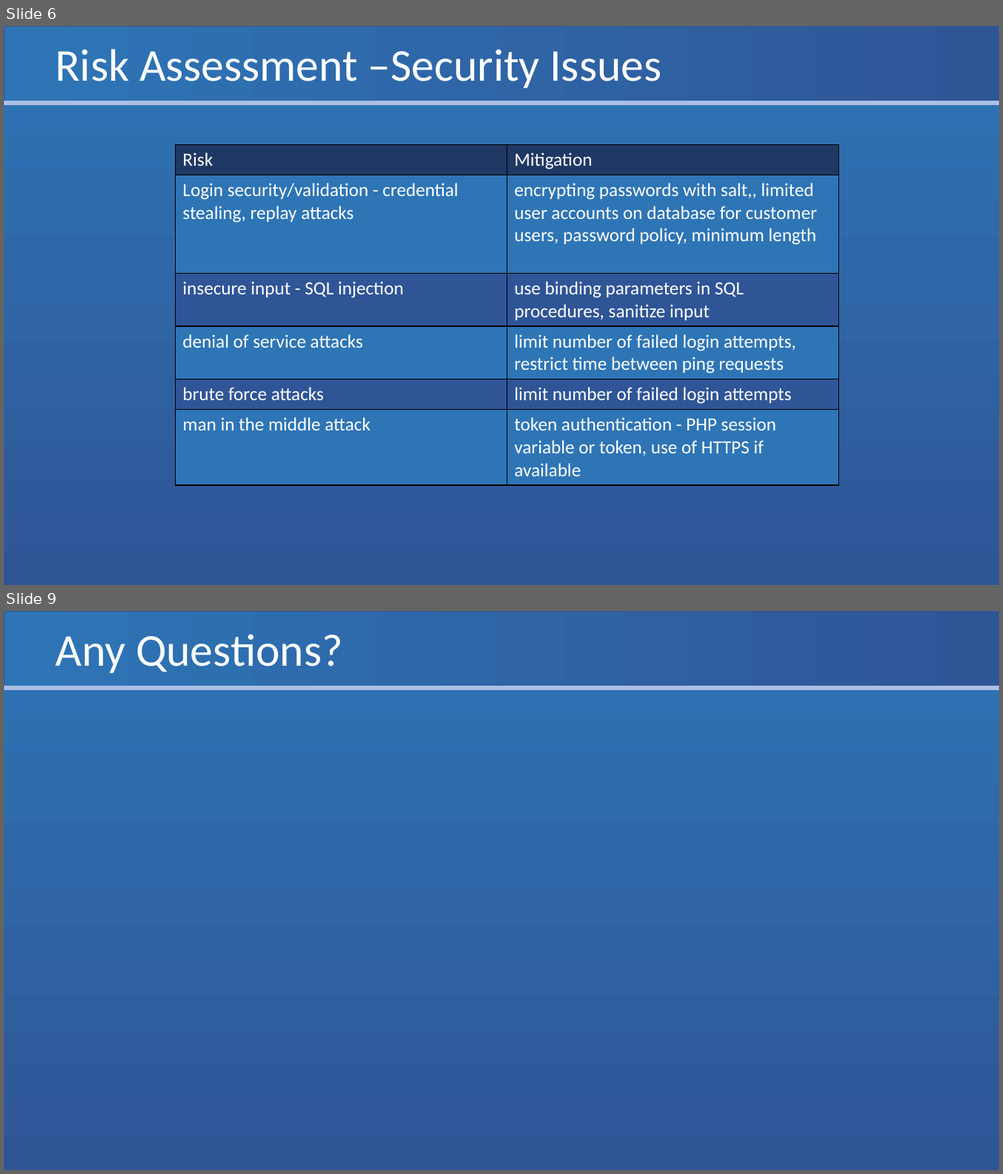
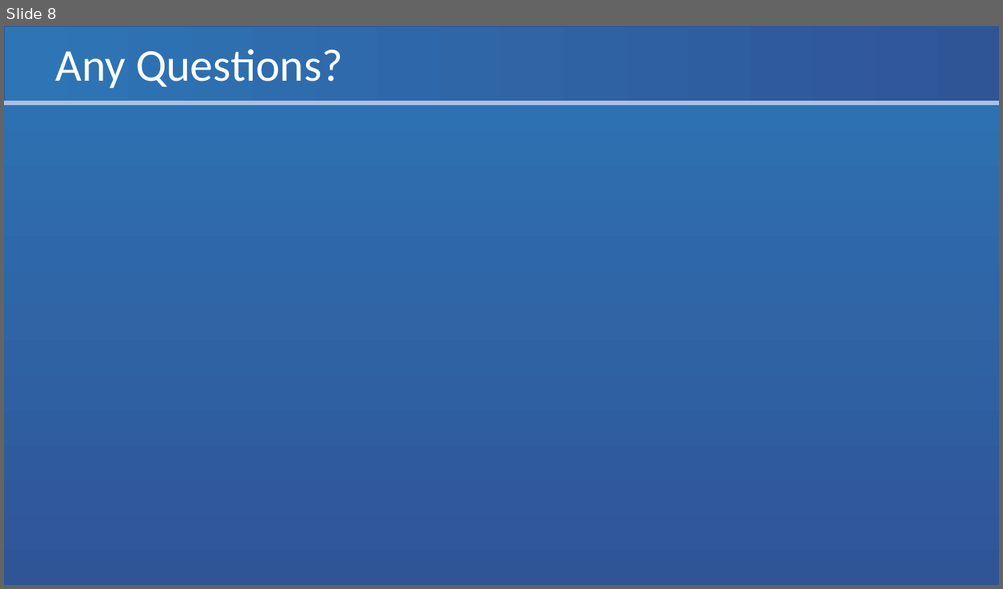
Before and after one commit to Eyo123/ISAD251REF, a slide deck: Documents/Presentations/PRCO204 Group Presentation 2.pptx. Shown one above the other, each under a label of ours: slides 6 and 9 before the commit, slide 8 after it; the slides between them are not shown. The pictures are 1003x1174 and 1003x589 pixels, drawn with LibreOffice and Linux fonts; fonts in the diff are those of the drawing. Boxes give left, top, right and bottom in pixels: in the first picture for what was removed or moved away, otherwise in the second. Text is boxed around its words. In the diff, an @@ line names an element or a change of style, - is before the commit and + after.

```diff
--- a/Documents/Presentations/PRCO204 Group Presentation 2.pptx
+++ b/Documents/Presentations/PRCO204 Group Presentation 2.pptx
@@ slide 6 removed at bbox=[4, 26, 999, 585], background gradient #2E75B6 to #2F5597; not listed: 2 template elements that a slide beside it also shows @@
@@ title removed at bbox=[56, 49, 662, 88] @@
-Risk Assessment –Security Issues
@@ table removed at bbox=[176, 144, 838, 481], 6 rows, 2 columns @@
-Risk | Mitigation
-Login security/validation - credential stealing, replay attacks | encrypting passwords with salt,, limited user accounts on database for customer users, password policy, minimum length
-insecure input - SQL injection | use binding parameters in SQL procedures, sanitize input
-denial of service attacks | limit number of failed login attempts, restrict time between ping requests
-brute force attacks | limit number of failed login attempts
-man in the middle attack | token authentication - PHP session variable or token, use of HTTPS if available
@@ what was slide 9 is now slide 8 @@
```
Also in this commit, not shown: 2 slides changed, 3 slides added, 3 other slides removed.
